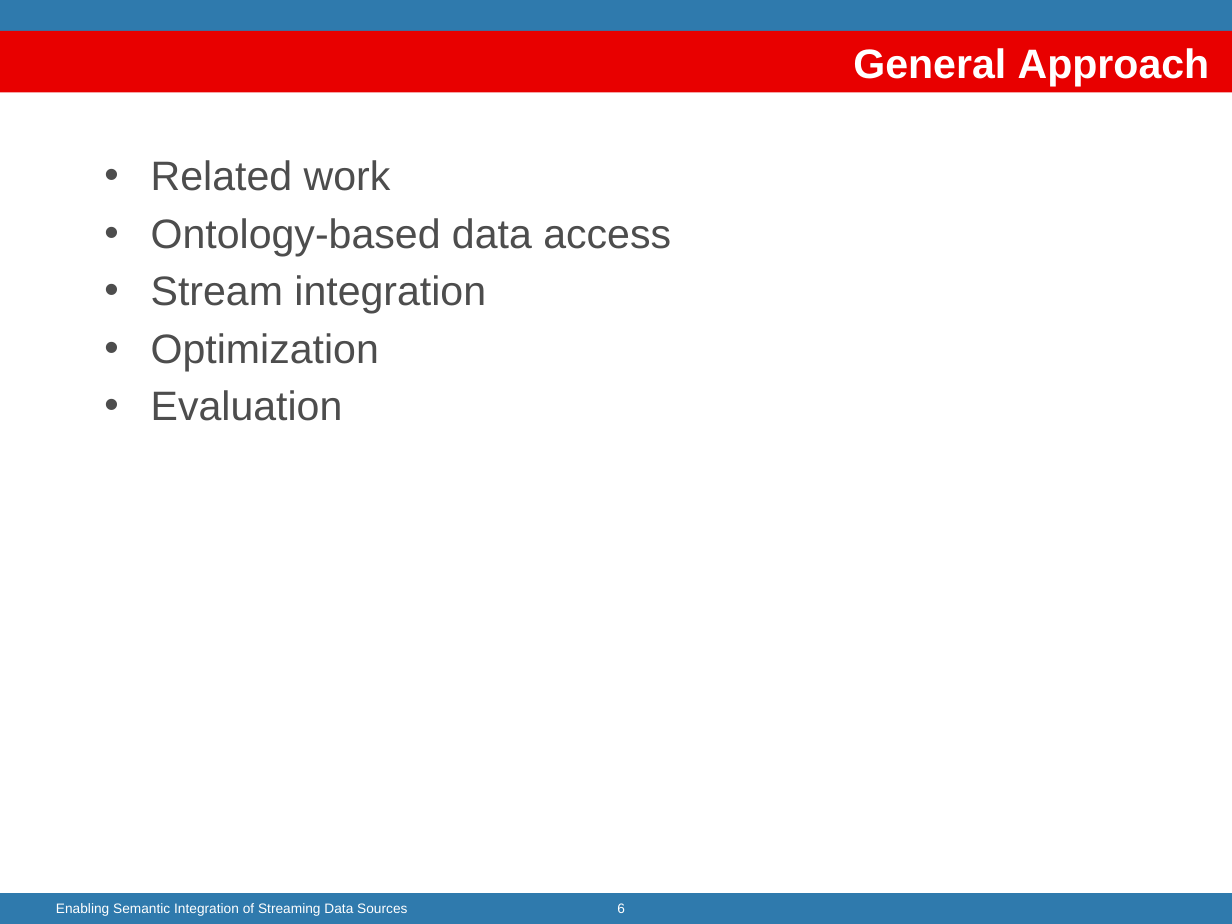
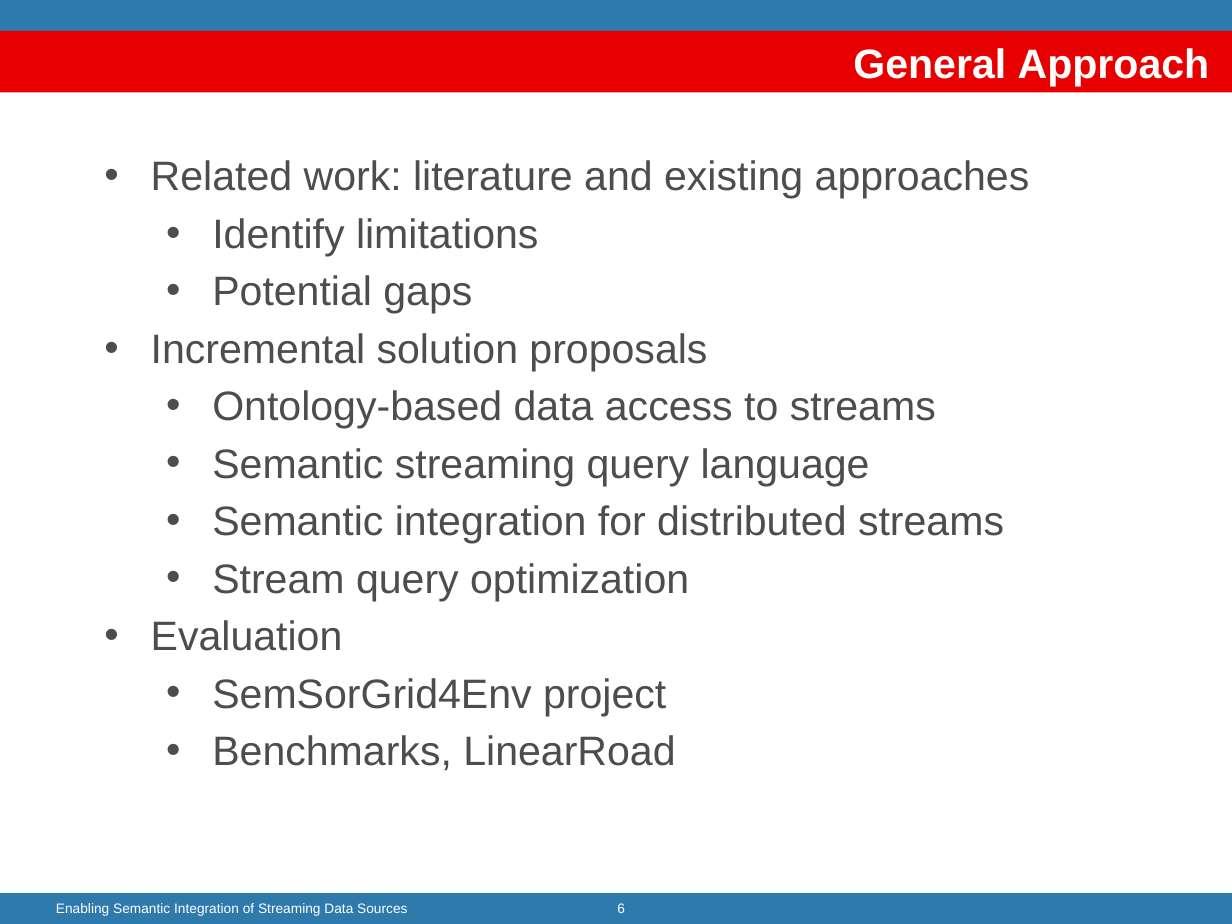
Before and after one commit to jpcik/morph-streams, a slide deck: slide 6 of doc/dis/EnablingStreamingIntegration_FIS2010/Enabling Semantic Integration (FIS2010).pptx. Drawn at 1232x924 pixels with LibreOffice and Linux fonts; fonts in the diff are those of the drawing; background and template pictures are left out. Boxes give left, top, right and bottom in pixels: in the first picture for what was removed or moved away, otherwise in the second. Text is boxed around its words. In the diff, an @@ line names an element or a change of style, - is before the commit and + after.

```diff
--- a/doc/dis/EnablingStreamingIntegration_FIS2010/Enabling Semantic Integration (FIS2010).pptx
+++ b/doc/dis/EnablingStreamingIntegration_FIS2010/Enabling Semantic Integration (FIS2010).pptx
@@ text at [151, 160, 1030, 601]: text changed @@
-• Related work
-• Ontology-based data access
-• Stream integration
-• Optimization
+• Related work: literature and existing approaches
+  • Identify limitations
+  • Potential gaps
+• Incremental solution proposals
+  • Ontology-based data access to streams
+  • Semantic streaming query language
+  • Semantic integration for distributed streams
+  • Stream query optimization
@@ text at [212, 678, 675, 771]: paragraphs added @@
+  • SemSorGrid4Env project
+  • Benchmarks, LinearRoad
```
Also in this commit, not shown: 3 other slides changed, 2 slides added.
